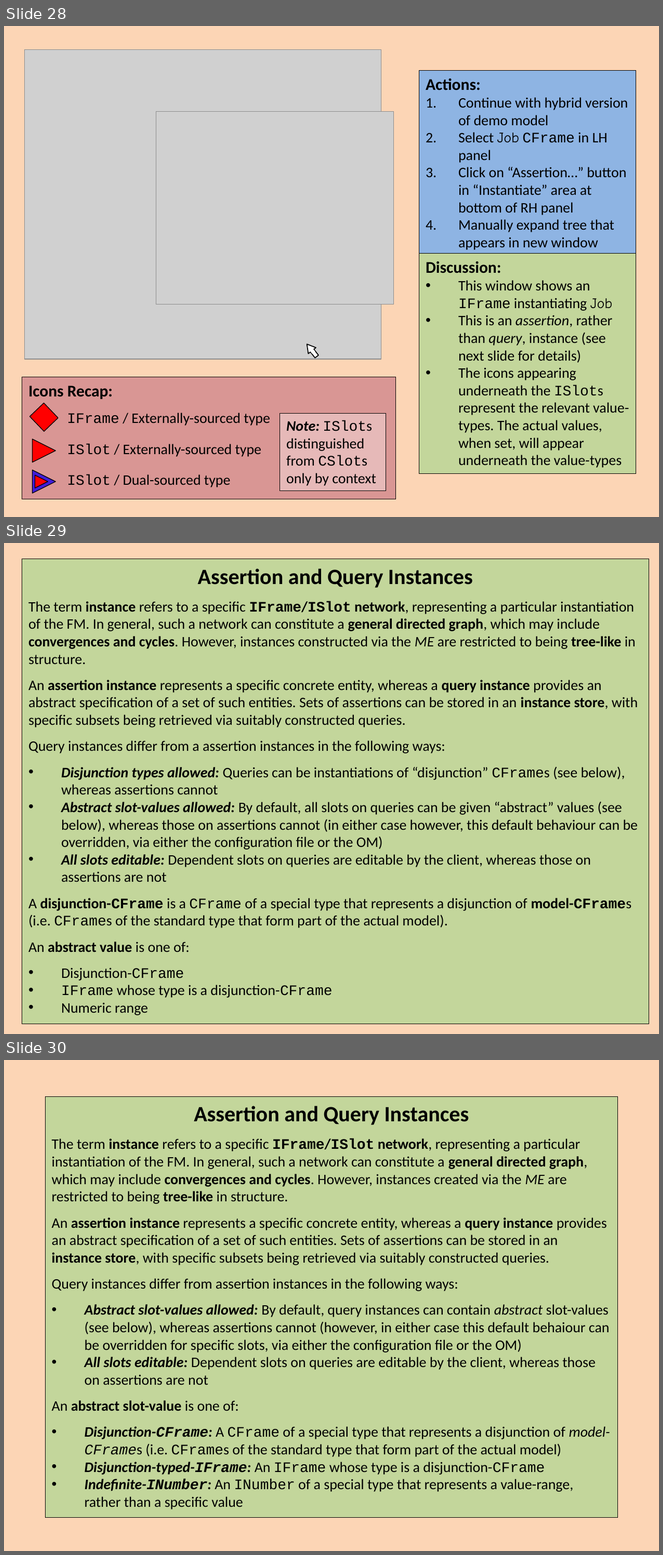
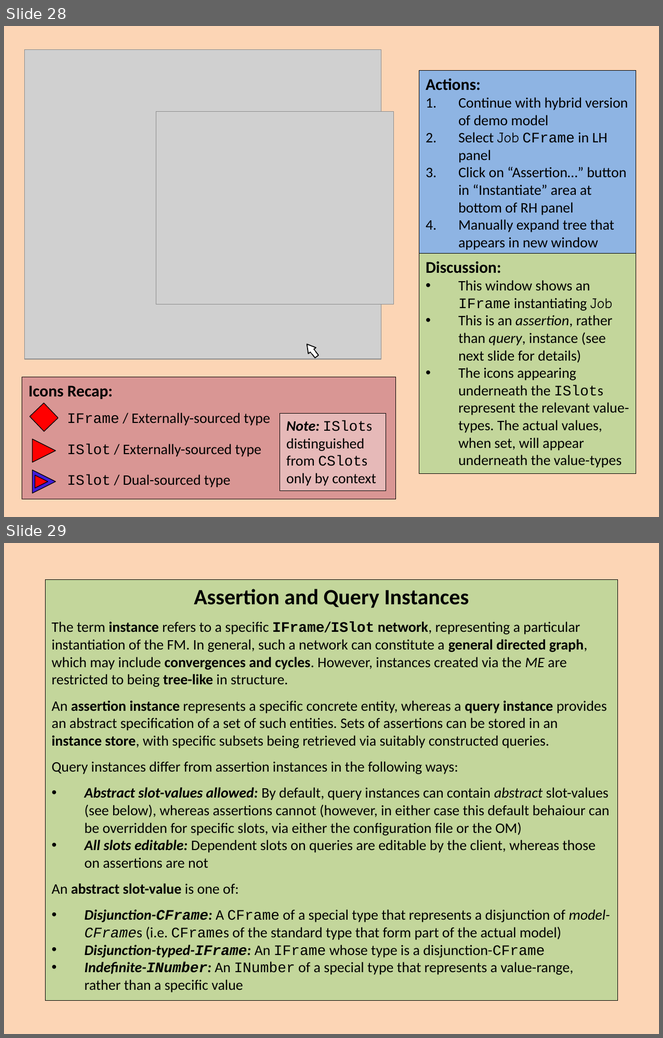
Before and after one commit to colin-puleston/mekon-hobo, a slide deck: docs/MEKON-HOBO Introductory Tutorial.pptx. Shown one above the other, each under a label of ours: slides 28, 29 and 30 before the commit, slides 28 and 29 after it. The pictures are 663x1555 and 663x1038 pixels, drawn with LibreOffice and Linux fonts; fonts in the diff are those of the drawing; grey boxes stand for pictures. Boxes give left, top, right and bottom in pixels: in the first picture for what was removed or moved away, otherwise in the second. Text is boxed around its words. In the diff, an @@ line names an element or a change of style, - is before the commit and + after.

```diff
--- a/docs/MEKON-HOBO Introductory Tutorial.pptx
+++ b/docs/MEKON-HOBO Introductory Tutorial.pptx
@@ slide 29 removed at box(4, 543, 659, 1034), background #FCD5B5 @@
@@ rectangle removed at box(22, 560, 649, 1025) @@
-Assertion and Query Instances
-The term instance refers to a specific IFrame/ISlot network, representing a particular instantiation of the FM. In general, such a network can constitute a general directed graph, which may include convergences and cycles. However, instances constructed via the ME are restricted to being tree-like in structure.
-An assertion instance represents a specific concrete entity, whereas a query instance provides an abstract specification of a set of such entities. Sets of assertions can be stored in an instance store, with specific subsets being retrieved via suitably constructed queries.
-Query instances differ from a assertion instances in the following ways:
-• Disjunction types allowed: Queries can be instantiations of “disjunction” CFrames (see below), whereas assertions cannot
-• Abstract slot-values allowed: By default, all slots on queries can be given “abstract” values (see below), whereas those on assertions cannot (in either case however, this default behaviour can be overridden, via either the configuration file or the OM)
-• All slots editable: Dependent slots on queries are editable by the client, whereas those on assertions are not
-A disjunction-CFrame is a CFrame of a special type that represents a disjunction of model-CFrames (i.e. CFrames of the standard type that form part of the actual model).
-An abstract value is one of:
-• Disjunction-CFrame
-• IFrame whose type is a disjunction-CFrame
-• Numeric range
@@ what was slide 30 is now slide 29 @@
```
Also in this commit, not shown: 3 slides changed.
